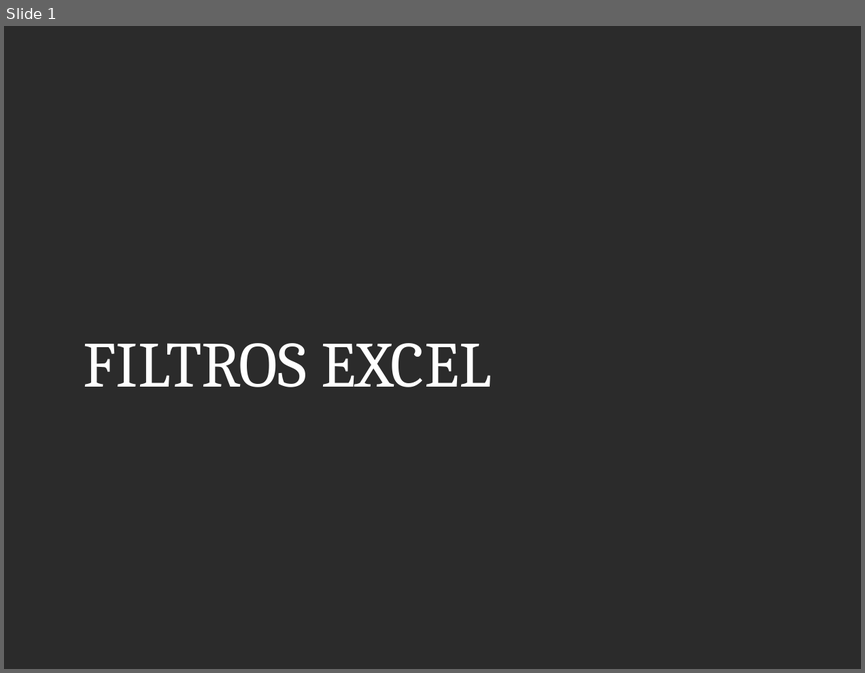
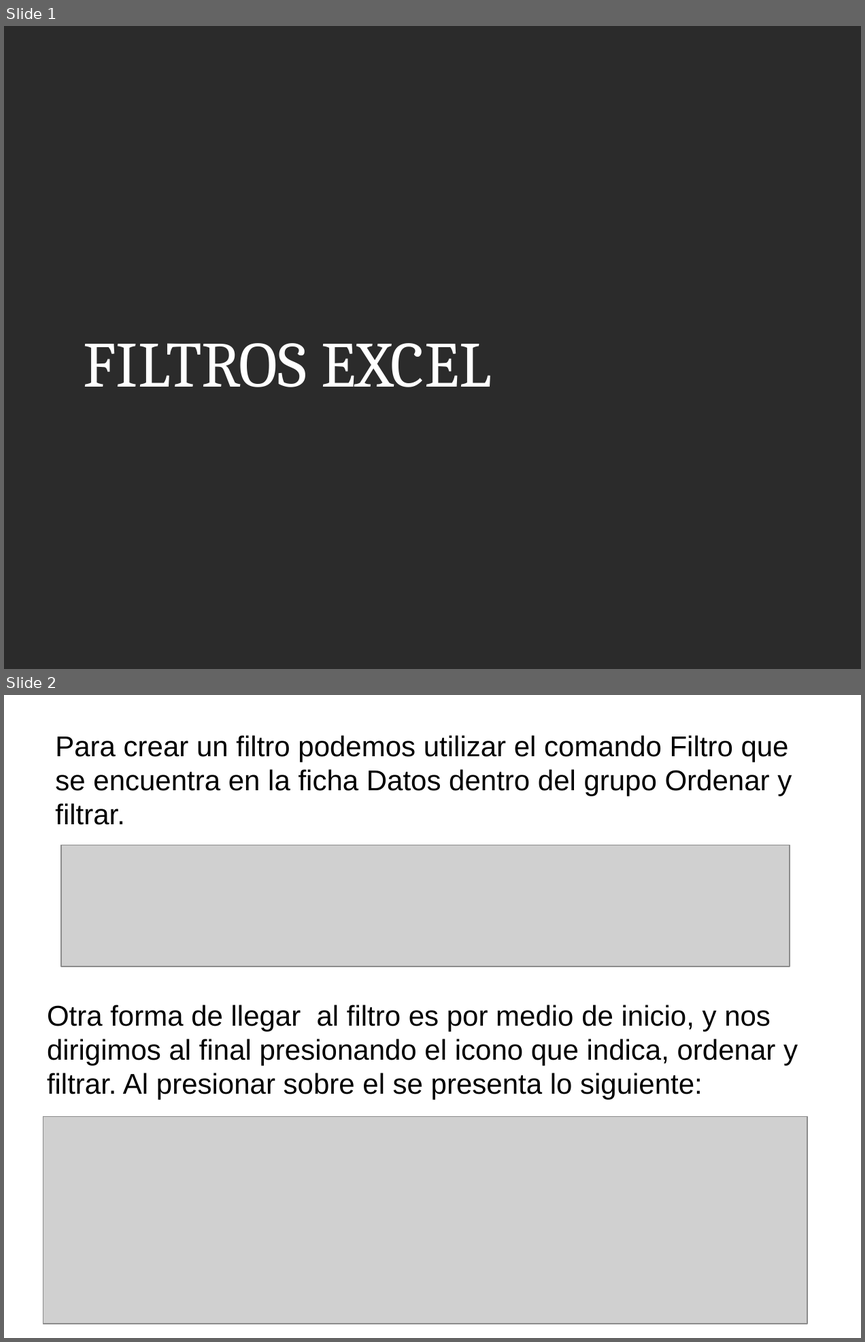
Before and after one commit to kleberloayzacastro/universidad, a slide deck: 2015-2016/clases/informatica_aplicada/clase_9/clase_9.pptx. Shown one above the other, each under a label of ours: slide 1 before the commit, slides 1 and 2 after it. The pictures are 865x673 and 865x1342 pixels, drawn with LibreOffice and Linux fonts; fonts in the diff are those of the drawing; grey boxes stand for pictures; background and template pictures are left out; a plain dark background stands for a picture behind light text. Boxes give left, top, right and bottom in pixels: in the first picture for what was removed or moved away, otherwise in the second. Text is boxed around its words. In the diff, an @@ line names an element or a change of style, - is before the commit and + after.

```diff
--- a/2015-2016/clases/informatica_aplicada/clase_9/clase_9.pptx
+++ b/2015-2016/clases/informatica_aplicada/clase_9/clase_9.pptx
@@ slide 2 added at (4,695,861,1338), background picture (left out) @@
@@ text added at (55,735,791,825), 24 pt, text #000000 @@
+Para crear un filtro podemos utilizar el comando Filtro que se encuentra en la ficha Datos dentro del grupo Ordenar y filtrar.
@@ picture added at (61,845,789,966) @@
@@ subtitle added at (47,1004,798,1100), 24 pt, text #000000 @@
+Otra forma de llegar al filtro es por medio de inicio, y nos dirigimos al final presionando el icono que indica, ordenar y filtrar. Al presionar sobre el se presenta lo siguiente:
@@ picture added at (43,1117,808,1324) @@
```
Also in this commit, not shown: 11 other slides added, 50 other files.
